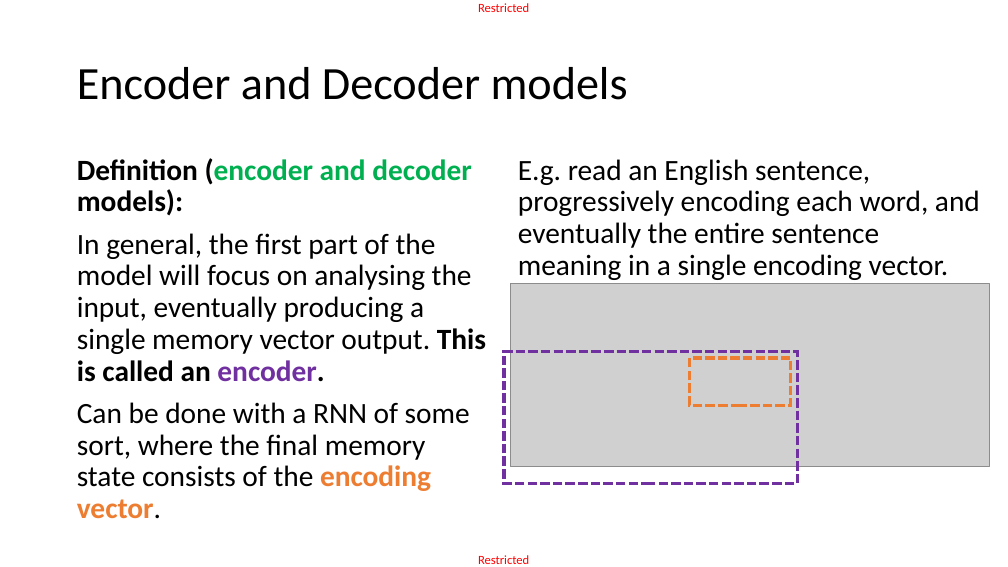
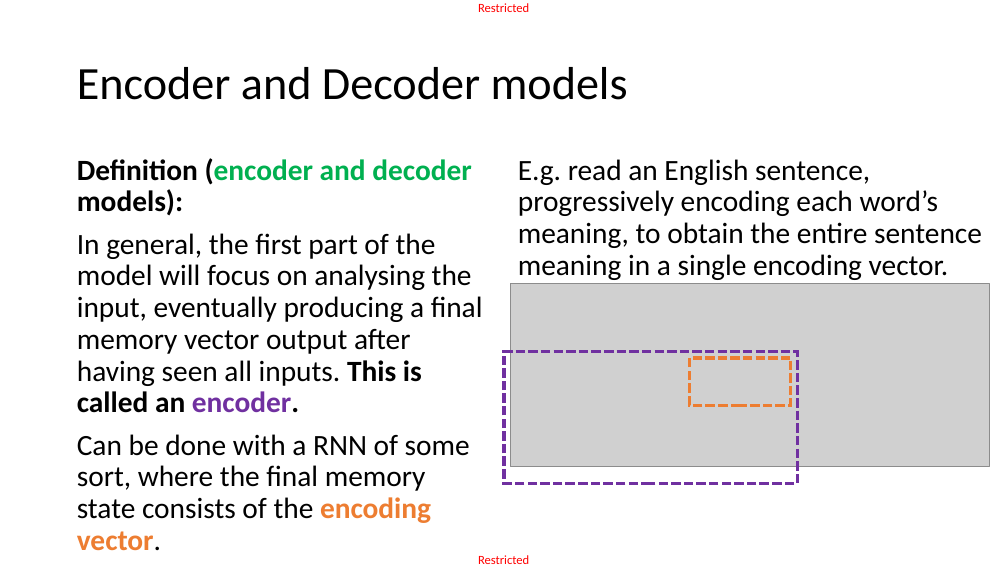
Before and after one commit to matthieudemari/SUTD_DL_50_039, a slide deck: slide 58 of W6/2. W6S2 final/W6S2.pptx. Drawn at 1008x567 pixels with LibreOffice and Linux fonts; fonts in the diff are those of the drawing; grey boxes stand for pictures. Boxes give left, top, right and bottom in pixels: in the first picture for what was removed or moved away, otherwise in the second. Text is boxed around its words. In the diff, an @@ line names an element or a change of style, - is before the commit and + after.

```diff
--- a/W6/2. W6S2 final/W6S2.pptx
+++ b/W6/2. W6S2 final/W6S2.pptx
@@ text at (518, 159, 982, 280): text changed @@
-E.g. read an English sentence, progressively encoding each word, and eventually the entire sentence meaning in a single encoding vector.
+E.g. read an English sentence, progressively encoding each word’s meaning, to obtain the entire sentence meaning in a single encoding vector.
@@ text at (77, 233, 483, 413): text changed @@
-In general, the first part of the model will focus on analysing the input, eventually producing a single memory vector output. This is called an encoder.
+In general, the first part of the model will focus on analysing the input, eventually producing a final memory vector output after having seen all inputs. This is called an encoder.
```
Also in this commit, not shown: 9 other slides changed, 1 slide added, 1 slide removed, 14 other files.
